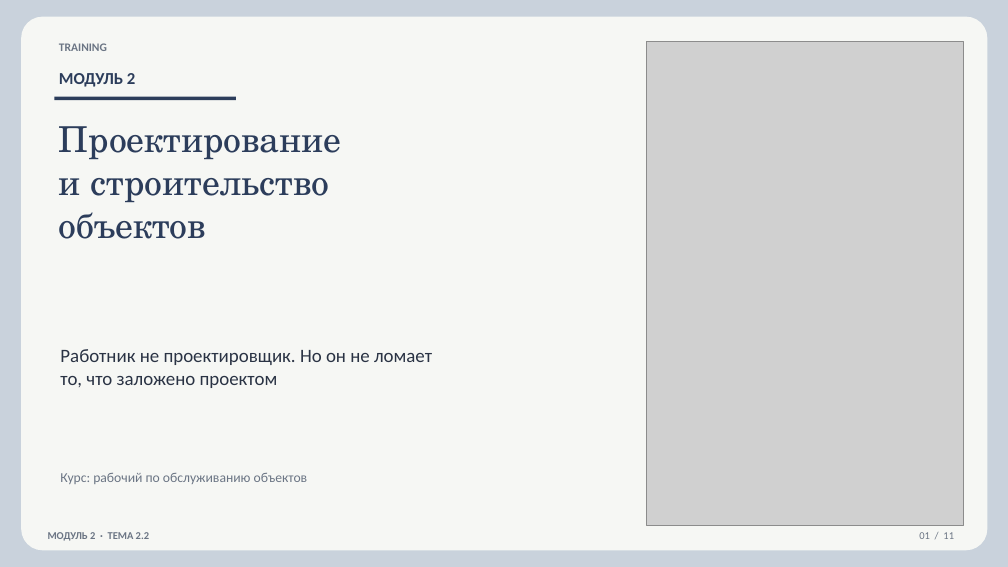
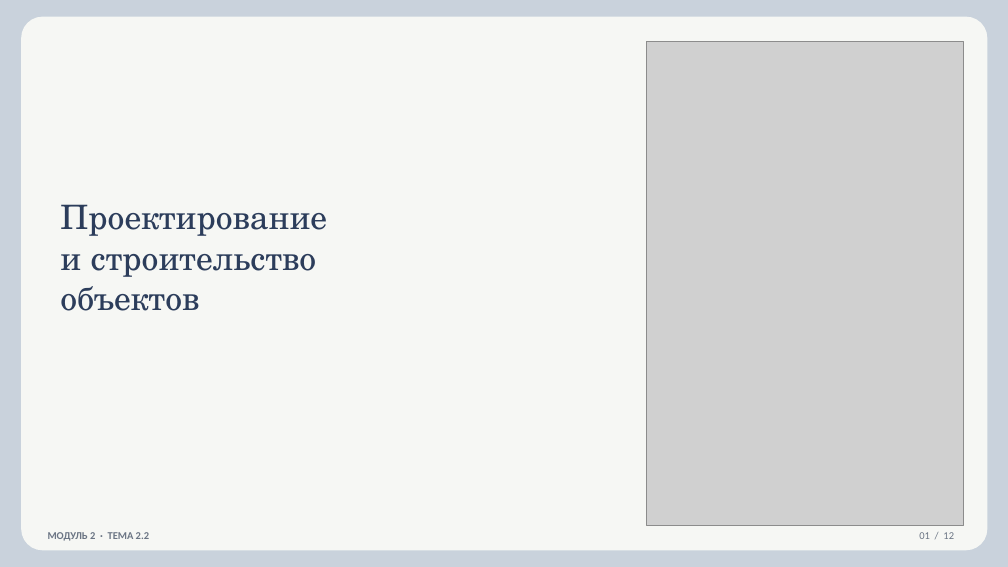
Before and after one commit to lysakalenushka-hash/-, a slide deck: slide 1 of 2.2_Проектирование_и_строительство.pptx. Drawn at 1008x567 pixels with LibreOffice and Linux fonts; fonts in the diff are those of the drawing; grey boxes stand for pictures. Boxes give left, top, right and bottom in pixels: in the first picture for what was removed or moved away, otherwise in the second. Text is boxed around its words. In the diff, an @@ line names an element or a change of style, - is before the commit and + after.

```diff
--- a/2.2_Проектирование_и_строительство.pptx
+++ b/2.2_Проектирование_и_строительство.pptx
@@ text removed at bbox=[59, 43, 107, 51] @@
-TRAINING
@@ text removed at bbox=[59, 73, 135, 87] @@
-МОДУЛЬ 2
@@ rectangle removed at bbox=[54, 97, 236, 100] @@
@@ text "Проектирование и строительство объектов": place and size @@
-text "Проектирование и строительство объектов" at bbox=[59, 126, 341, 239]
+text "Проектирование и строительство объектов" at bbox=[60, 204, 327, 311]
@@ text "Проектирование и строительство объектов" at bbox=[60, 204, 327, 311]: size 34 to 32 pt @@
@@ text removed at bbox=[60, 349, 432, 388] @@
-Работник не проектировщик. Но он не ломает
-то, что заложено проектом
@@ text removed at bbox=[60, 473, 308, 484] @@
-Курс: рабочий по обслуживанию объектов
```
Also in this commit, not shown: 2 other slides changed, 9 slides added, 8 slides removed, 3 other files.
